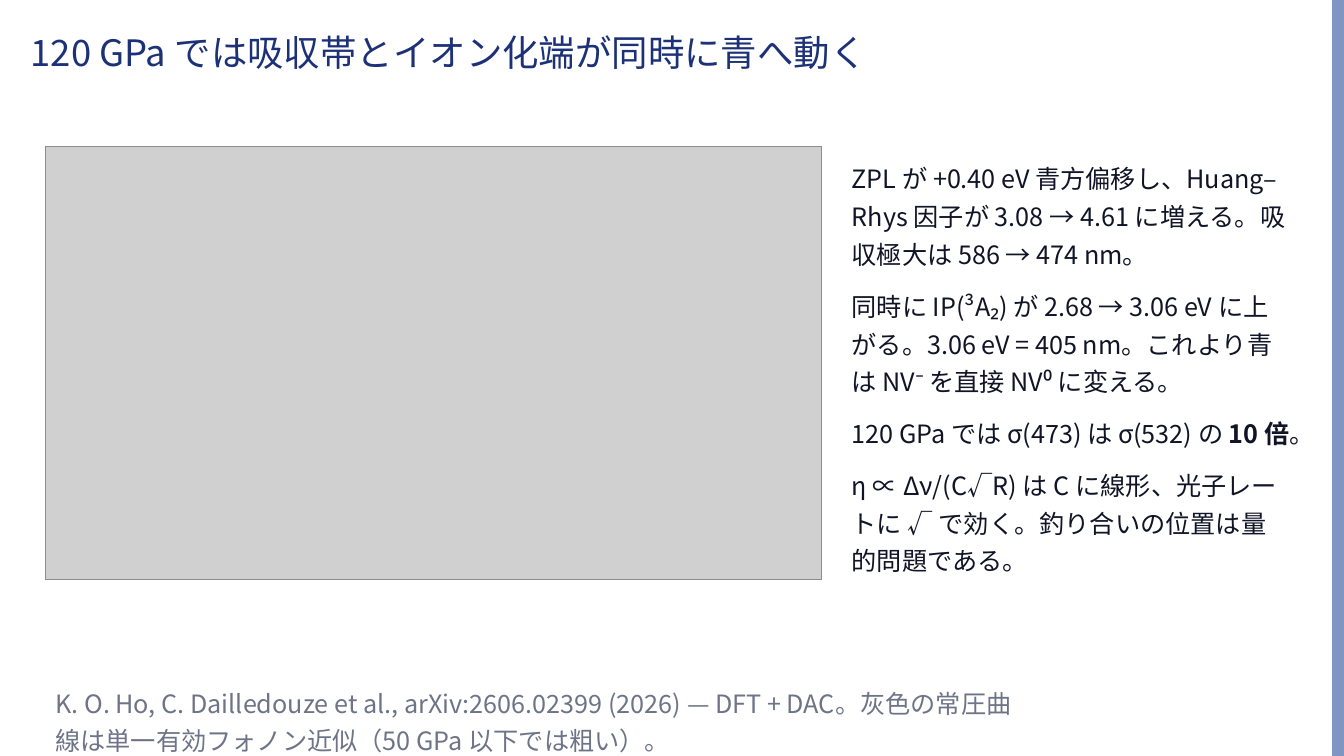
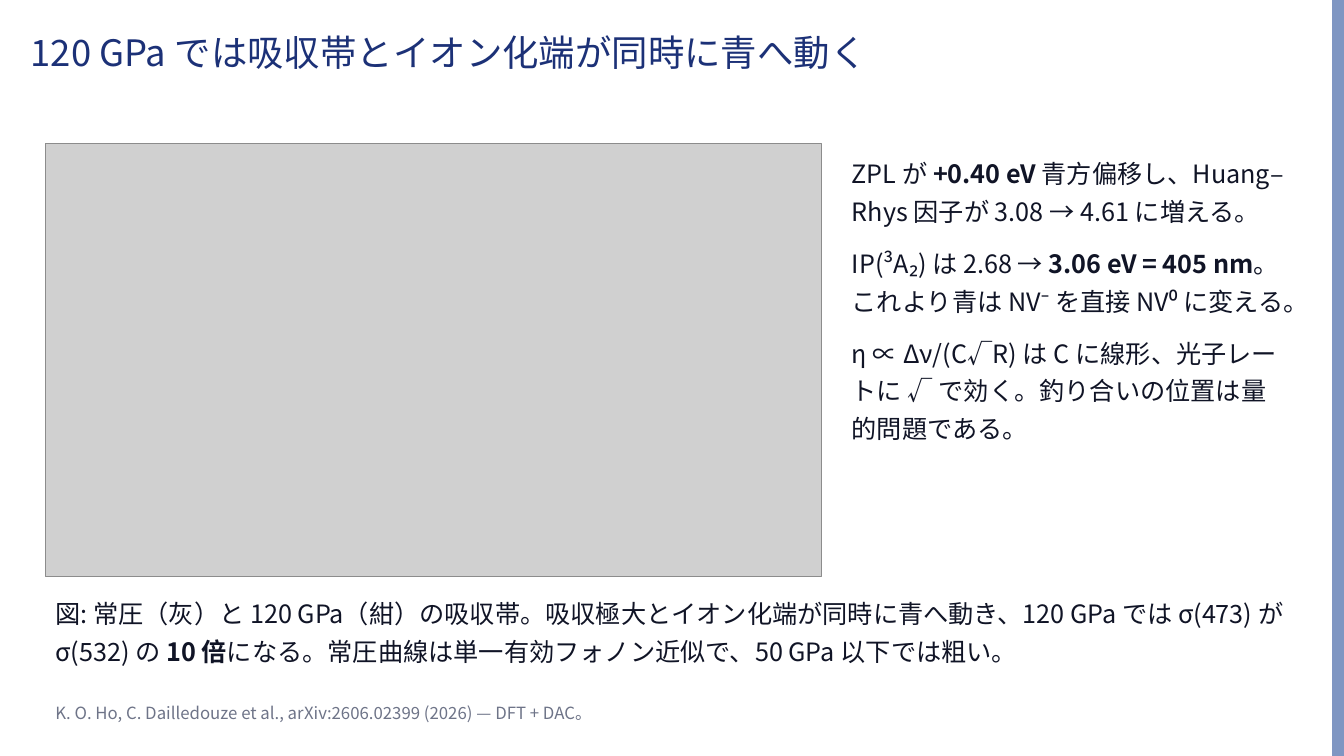
Before and after one commit to Risei412/ultra-high-pressure-ODMR, a slide deck: slide 4 of slides/odmr_473nm_talk.pptx. Drawn at 1344x756 pixels with LibreOffice and Linux fonts; fonts in the diff are those of the drawing; grey boxes stand for pictures; background and template pictures are left out. Boxes give left, top, right and bottom in pixels: in the first picture for what was removed or moved away, otherwise in the second. Text is boxed around its words. In the diff, an @@ line names an element or a change of style, - is before the commit and + after.

```diff
--- a/slides/odmr_473nm_talk.pptx
+++ b/slides/odmr_473nm_talk.pptx
@@ text at (852,161,1309,313): text changed @@
-ZPL が +0.40 eV 青方偏移し、Huang–Rhys 因子が 3.08 → 4.61 に増える。吸収極大は 586 → 474 nm。
-同時に IP(³A₂) が 2.68 → 3.06 eV に上がる。3.06 eV = 405 nm。これより青は NV⁻ を直接 NV⁰ に変える。
-120 GPa では σ(473) は σ(532) の 10 倍。
+ZPL が +0.40 eV 青方偏移し、Huang–Rhys 因子が 3.08 → 4.61 に増える。
+IP(³A₂) は 2.68 → 3.06 eV = 405 nm。これより青は NV⁻ を直接 NV⁰ に変える。
@@ text added at (55,601,1283,666), 18 pt, text #101426 @@
+図: 常圧（灰）と 120 GPa（紺）の吸収帯。吸収極大とイオン化端が同時に青へ動き、120 GPa では σ(473) が σ(532) の 10 倍になる。常圧曲線は単一有効フォノン近似で、50 GPa 以下では粗い。
@@ text at (55,705,592,722): text changed; size 18 to 12 pt @@
-K. O. Ho, C. Dailledouze et al., arXiv:2606.02399 (2026) — DFT + DAC。灰色の常圧曲線は単一有効フォノン近似（50 GPa 以下では粗い）。
+K. O. Ho, C. Dailledouze et al., arXiv:2606.02399 (2026) — DFT + DAC。
```
Also in this commit, not shown: 6 other slides changed, 2 other files.
